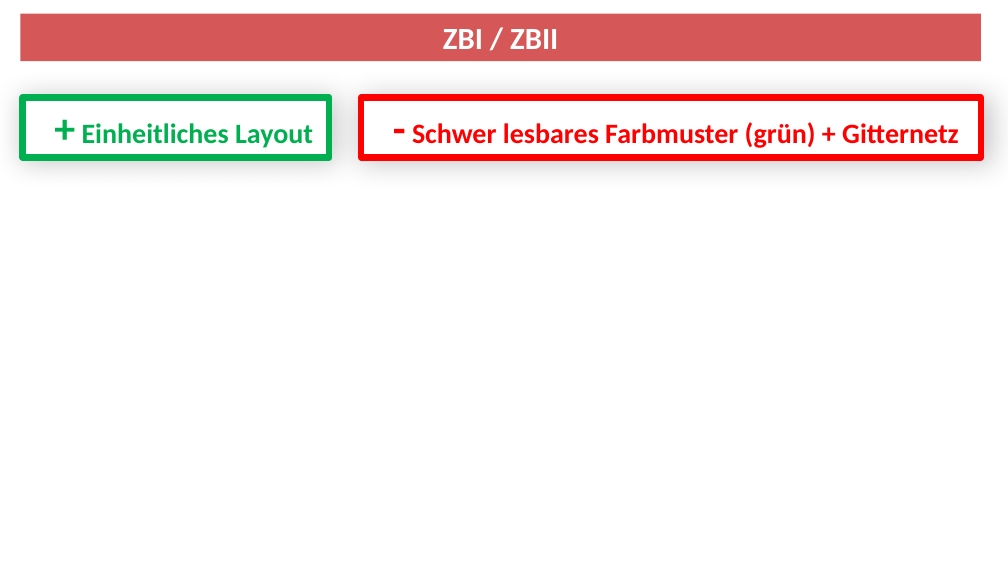
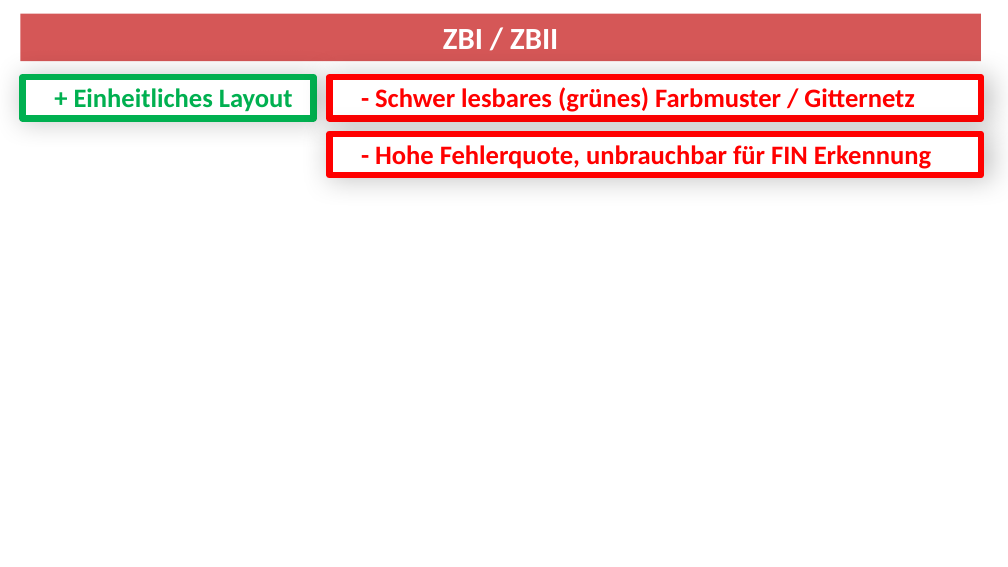
Before and after one commit to runmat/mj, a slide deck: slide 2 of Jahresziele/2015/ABBYY/Fazit-ZBII.pptx. Drawn at 1008x567 pixels with LibreOffice and Linux fonts; fonts in the diff are those of the drawing. Boxes give left, top, right and bottom in pixels: in the first picture for what was removed or moved away, otherwise in the second. Text is boxed around its words. In the diff, an @@ line names an element or a change of style, - is before the commit and + after.

```diff
--- a/Jahresziele/2015/ABBYY/Fazit-ZBII.pptx
+++ b/Jahresziele/2015/ABBYY/Fazit-ZBII.pptx
@@ rectangle "+ Einheitliches Layout": place and size @@
-rectangle "+ Einheitliches Layout" at (22, 98, 329, 158)
+rectangle "+ Einheitliches Layout" at (22, 78, 313, 119)
@@ rectangle "+ Einheitliches Layout" at (22, 78, 313, 119): size 30 to 19 pt in "+"; size 20 to 19 pt @@
@@ rectangle "- Schwer lesbares (grünes) Farbmuster ...": place and size @@
-rectangle "- Schwer lesbares (grünes) Farbmuster ..." at (361, 98, 981, 158)
+rectangle "- Schwer lesbares (grünes) Farbmuster ..." at (330, 78, 981, 119)
@@ text in rectangle at (375, 87, 914, 112): text changed; size 20 to 19 pt @@
-- Schwer lesbares Farbmuster (grün) + Gitternetz
+- Schwer lesbares (grünes) Farbmuster / Gitternetz
@@ rectangle added at (330, 134, 981, 175), fill #FFFFFF, outline #FF0000 4.5 pt, 19 pt, text #FF0000, bold @@
+- Hohe Fehlerquote, unbrauchbar für FIN Erkennung
```
Also in this commit, not shown: 2 other slides changed, 3 other files.
